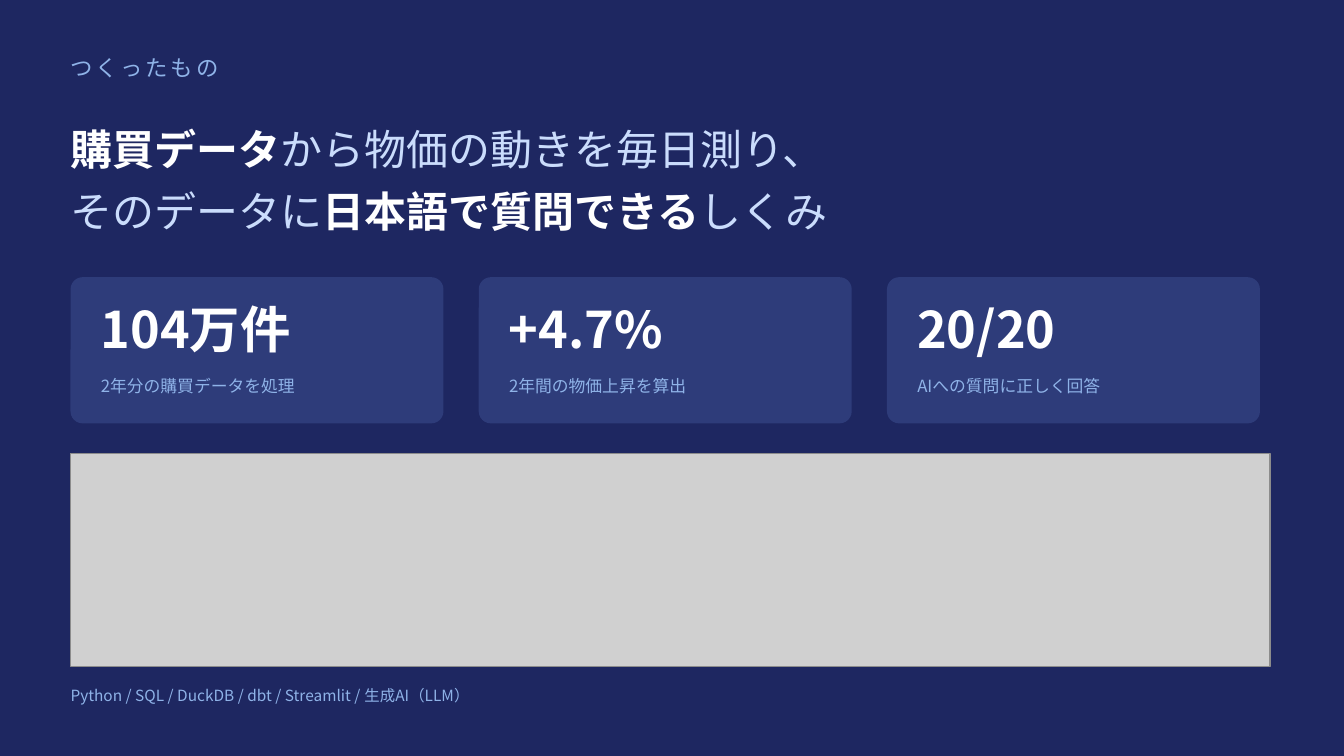
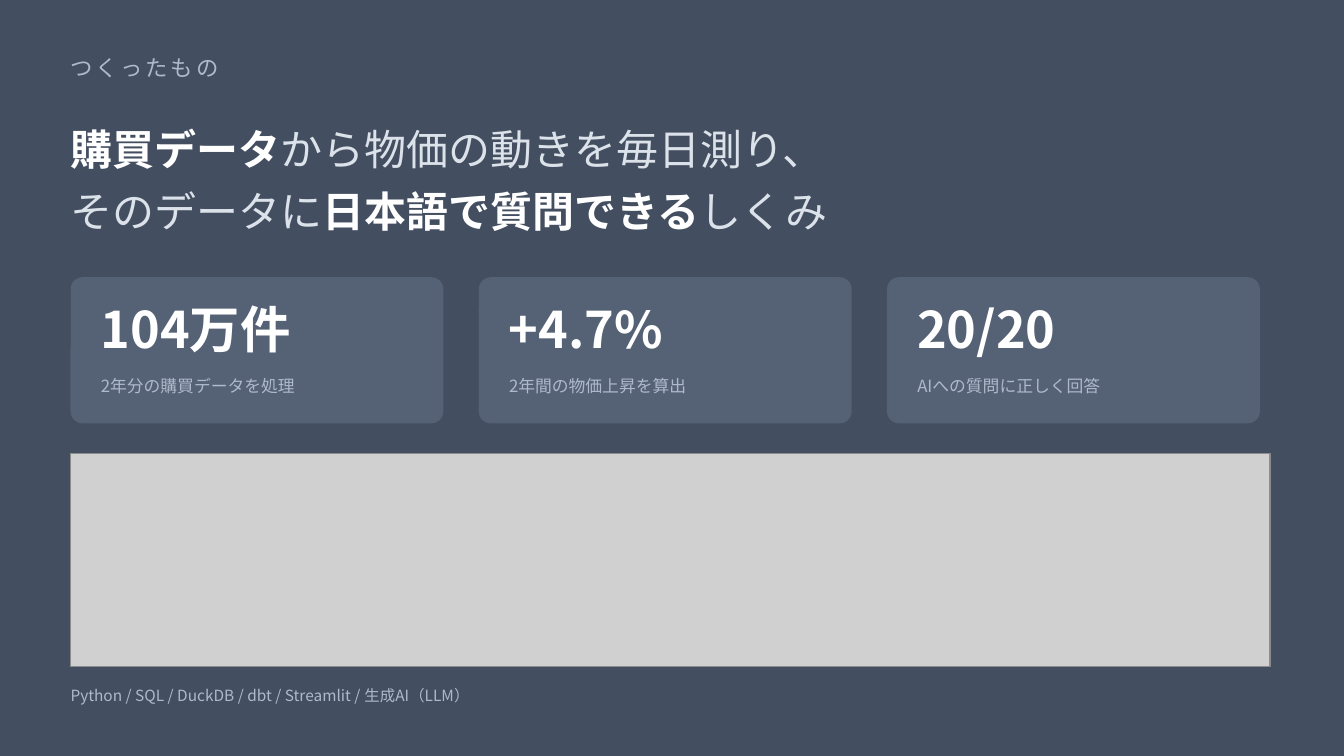
Before and after one commit to Calista0429/mini-nowcast, a slide deck: slide 1 of docs/mini-nowcast-intro.pptx. Drawn at 1344x756 pixels with LibreOffice and Linux fonts; fonts in the diff are those of the drawing; grey boxes stand for pictures. Boxes give left, top, right and bottom in pixels: in the first picture for what was removed or moved away, otherwise in the second. Text is boxed around its words. In the diff, an @@ line names an element or a change of style, - is before the commit and + after.

```diff
--- a/docs/mini-nowcast-intro.pptx
+++ b/docs/mini-nowcast-intro.pptx
@@ background #1E2761 to #434E60 @@
@@ text "購買データから物価の動きを毎日測り、" at (x1=71, y1=128, x2=828, y2=231): text colour #CADCFC to #DCE2EA in "購買データから物価の動きを毎日測り、", "そのデータに日本語で質問できるしくみ" @@
@@ fill #2E3C7A to #556175 in 3 elements at (x1=71, y1=277, x2=444, y2=423), (x1=479, y1=277, x2=852, y2=423), (x1=887, y1=277, x2=1260, y2=423) @@
@@ text colour #8FB3E8 to #AEBACB in 5 elements at (x1=71, y1=58, x2=219, y2=77), (x1=101, y1=378, x2=295, y2=393), (x1=509, y1=378, x2=686, y2=393), (x1=917, y1=378, x2=1100, y2=393), (x1=71, y1=688, x2=469, y2=705) @@
```
Also in this commit, not shown: 2 other slides changed, 3 other files.
